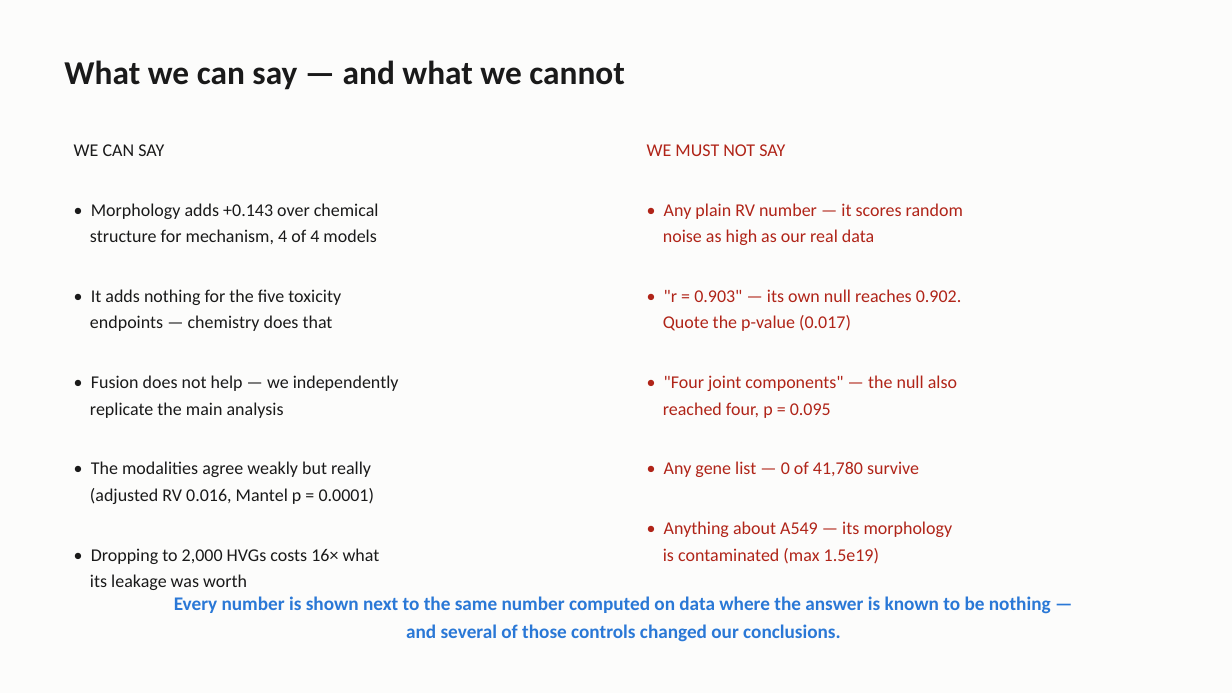
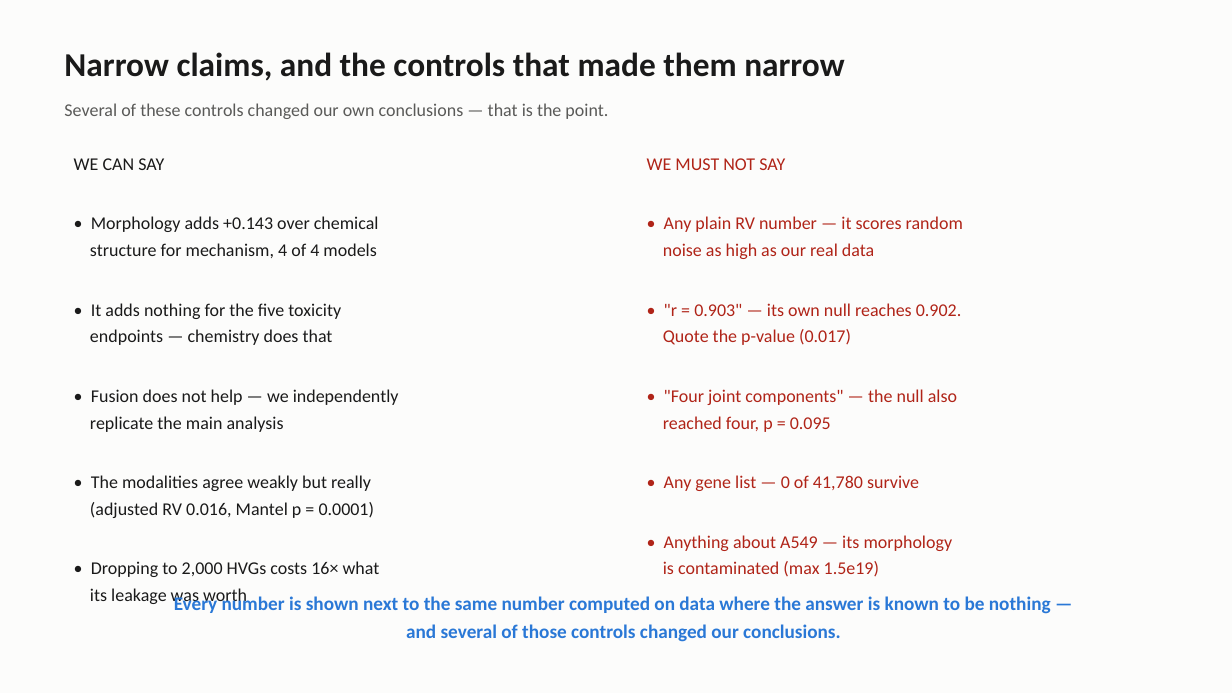
Before and after one commit to Arkkienkeli/hackathon_crossmodal_stream, a slide deck: slide 6 of WS4A_presentation_pack/WS4A_slides.pptx. Drawn at 1232x693 pixels with LibreOffice and Linux fonts; fonts in the diff are those of the drawing. Boxes give left, top, right and bottom in pixels: in the first picture for what was removed or moved away, otherwise in the second. Text is boxed around its words. In the diff, an @@ line names an element or a change of style, - is before the commit and + after.

```diff
--- a/WS4A_presentation_pack/WS4A_slides.pptx
+++ b/WS4A_presentation_pack/WS4A_slides.pptx
@@ text added at (64, 52, 844, 81), 26 pt, text #1A1A1A, bold @@
+Narrow claims, and the controls that made them narrow
@@ text removed at (64, 60, 624, 90) @@
-What we can say — and what we cannot
@@ text added at (64, 103, 608, 119), 14 pt, text #5A5A58 @@
+Several of these controls changed our own conclusions — that is the point.
@@ text "WE CAN SAY": place and size @@
-text "WE CAN SAY" at (74, 144, 399, 564)
+text "WE CAN SAY" at (74, 158, 399, 577)
@@ text "WE MUST NOT SAY": place and size @@
-text "WE MUST NOT SAY" at (647, 144, 963, 564)
+text "WE MUST NOT SAY" at (647, 158, 963, 577)
```
Also in this commit, not shown: 5 other slides changed, 3 other files.
